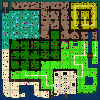
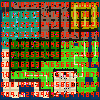
Layered file, before and after one edit (100px x 100px). Changes by layer:
showed "IDs", painted on it over box(1, 2, 99, 97)
painted on "tableau" over box(1, 2, 99, 97)
painted on "biomes" over box(1, 2, 99, 97)
